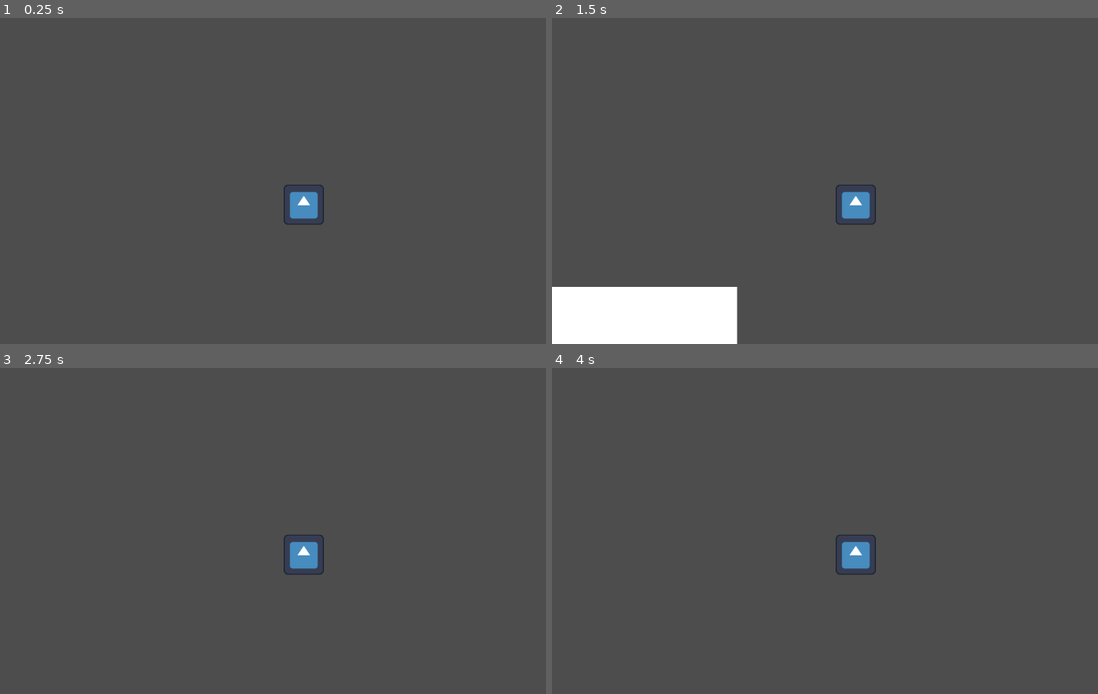
Above: before the commit, frames 1-4 (two rows, left to right).
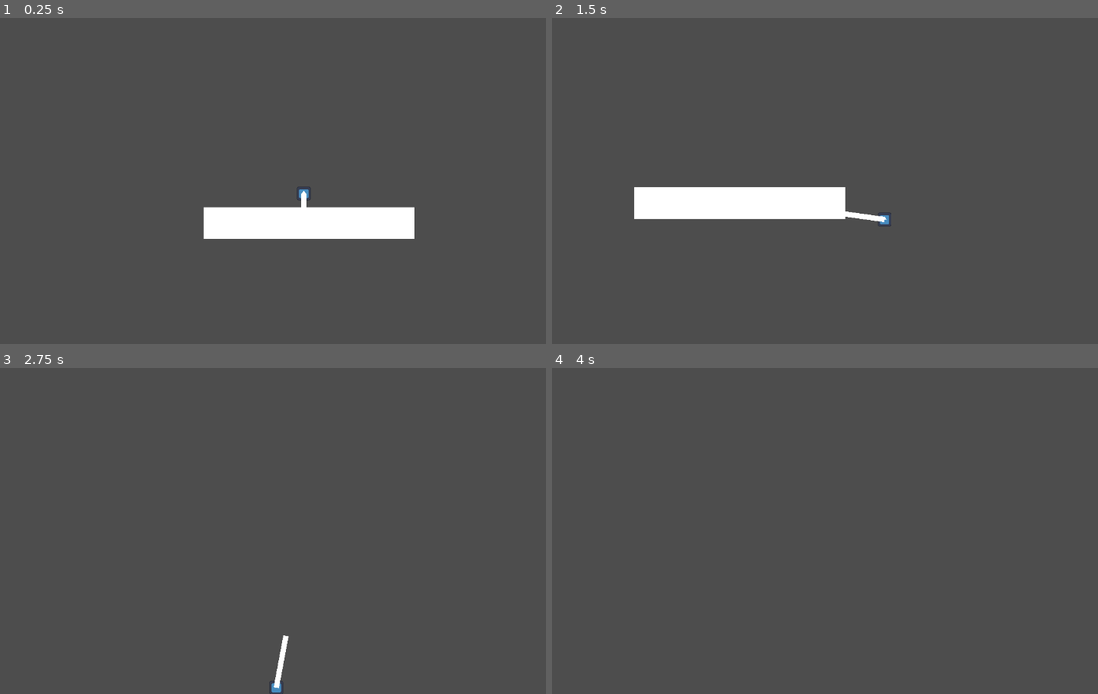
Above: after the commit, the same moments.

Repository: sglasha/DarkAscent
Game: Godot game, scene res://Scenes/game.tscn
The game is run twice, just before and just after one commit, with the same random seed, the same clock (stepped at 60 frames per second) and the same inputs. The engine's default icon, where the game draws it, is replaced by a stand-in: a white triangle on a blue panel in a dark square.
Inputs (mouse positions are in pixels of both pictures, inside the frame that each line leads up to):
- Up to frame 1 (0.25 s): no input
- Up to frame 2 (1.5 s): tap Enter (ui_accept) at 0.5, 0.77 s; move the mouse to (988, 154) at 0.52 s; hold E (castout, bound only after the commit) 0.53-1.28 s; hold Right (ui_right) from 0.53 s (still down); move the mouse to (732, 190) at 1.27 s; tap E (castout, bound only after the commit) at 1.35 s
- Up to frame 3 (2.75 s): tap Enter (ui_accept) at 1.52 s; move the mouse to (365, 446) at 2.02 s; release Right (ui_right) at 2.03 s; hold Left (ui_left) from 2.03 s (still down); hold E (castout, bound only after the commit) from 2.03 s (still down)
- Up to frame 4 (4 s): move the mouse to (825, 592) at 2.77 s; release Left (ui_left) at 2.78 s; release E (castout, bound only after the commit) at 2.78 s; hold Right (ui_right) from 2.78 s (still down); tap E (castout, bound only after the commit) at 2.85 s; tap Enter (ui_accept) at 3.02, 3.5, 3.77 s; move the mouse to (1037, 573) at 3.52 s; hold E (castout, bound only after the commit) from 3.53 s (still down)

The runs differ from the first frame. In frame 1, 4.1% of the frame differs, in the area x 37-76%, y 51-68%; in frame 2, 10%, in the area x 0-63%, y 51-100%; in frame 3, 0.7%; in frame 4, 0.5%.

Commit message:
Line Pointing Update

Diff:
--- a/Scenes/game.tscn
+++ b/Scenes/game.tscn
@@ -10,11 +10,11 @@
 [node name="Game" type="Node2D"]
 
 [node name="CharacterBody2D" parent="." instance=ExtResource("1_0yfjd")]
-position = Vector2(426, 69)
+position = Vector2(426, 275)
 
 [node name="Camera2D" type="Camera2D" parent="CharacterBody2D"]
 offset = Vector2(0, -20)
-zoom = Vector2(3, 3)
+position_smoothing_enabled = true
 
 [node name="StaticBody2D" type="StaticBody2D" parent="."]
 position = Vector2(436, 359)
--- a/Scenes/player_character.tscn
+++ b/Scenes/player_character.tscn
@@ -14,3 +14,9 @@
 [node name="Sprite2D" type="Sprite2D" parent="."]
 scale = Vector2(0.2, 0.2)
 texture = ExtResource("2_6vag0")
+
+[node name="RayCast2D" type="RayCast2D" parent="."]
+
+[node name="Line2D" type="Line2D" parent="RayCast2D"]
+z_index = 5
+points = PackedVector2Array(0, 0, 0, 50)
--- a/Scripts/player_movement.gd
+++ b/Scripts/player_movement.gd
@@ -3,7 +3,12 @@
 
 const SPEED = 300.0
 const JUMP_VELOCITY = -400.0
+var ghostOut = false
+var mousePOS
+var playerPOS
 
+var lineAngle
+var lineLength = 100
 
 func _physics_process(delta: float) -> void:
 	# Add the gravity.
@@ -23,3 +28,15 @@
 		velocity.x = move_toward(velocity.x, 0, SPEED)
 
 	move_and_slide()
+
+	if Input.is_action_just_pressed("castout"): #E is the current button for this
+		mousePOS = get_global_mouse_position()
+		playerPOS = $CollisionShape2D.global_position
+		lineAngle = mousePOS.angle_to_point(playerPOS)
+
+		#Probably going to be mainly used for debugging but a good starting point
+		$RayCast2D/Line2D.set_point_position(1, Vector2(-lineLength * cos(lineAngle),-lineLength * sin(lineAngle))) #(sin(lineAngle)/cos(lineAngle)))
+		#print($RayCast2D/Line2D.get_point_position(1))
+		#print($RayCast2D/Line2D.get_point_position(0))
+
+#func _unhandled_key_input(Input.is_action_pressed("castout")):
--- a/project.godot
+++ b/project.godot
@@ -14,3 +14,11 @@
 run/main_scene="res://Scenes/game.tscn"
 config/features=PackedStringArray("4.3", "Forward Plus")
 config/icon="res://icon.svg"
+
+[input]
+
+castout={
+"deadzone": 0.5,
+"events": [Object(InputEventKey,"resource_local_to_scene":false,"resource_name":"","device":-1,"window_id":0,"alt_pressed":false,"shift_pressed":false,"ctrl_pressed":false,"meta_pressed":false,"pressed":false,"keycode":0,"physical_keycode":69,"key_label":0,"unicode":101,"location":0,"echo":false,"script":null)
+]
+}
